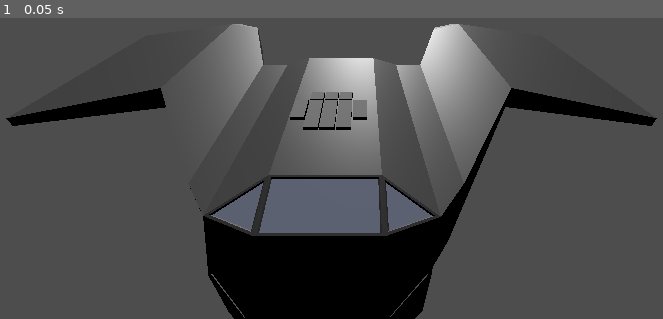
Above: before the commit, frame 1.
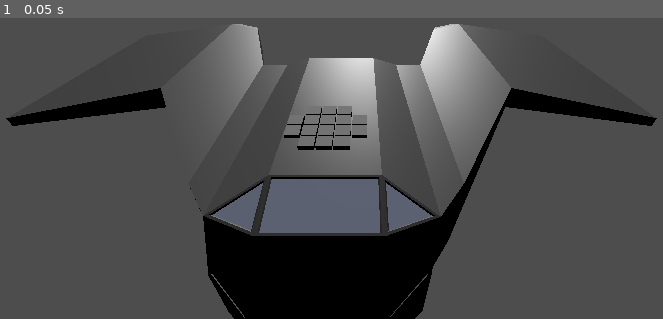
Above: after the commit, the same moment.

Repository: Xwilarg/LudumDare54
Game: Godot game, scene res://Scenes/Main.tscn
The game is run twice, just before and just after one commit, with the same random seed, the same clock (stepped at 60 frames per second) and the same inputs.
Inputs:
- Up to frame 1 (0.05 s): no input

The runs differ from the first frame. In frame 1, 0.7% of the frame differs, in the area x 42-56%, y 24-44%.

Commit message:
Add grid functionnality

Diff:
--- a/Scenes/Main.tscn
+++ b/Scenes/Main.tscn
@@ -1,12 +1,26 @@
-[gd_scene load_steps=3 format=3 uid="uid://co7830btl7ju4"]
+[gd_scene load_steps=5 format=3 uid="uid://co7830btl7ju4"]
 
 [ext_resource type="PackedScene" uid="uid://kv32663idxo7" path="res://Models/spaceship.glb" id="1_ntri4"]
-[ext_resource type="PackedScene" uid="uid://bm4ftyrcxcc58" path="res://Scenes/GridManager.tscn" id="2_obdl2"]
+[ext_resource type="PackedScene" path="res://Scenes/GridManager.tscn" id="2_obdl2"]
+[ext_resource type="Script" path="res://Scripts/AItem.gd" id="2_yq2f1"]
+[ext_resource type="Script" path="res://Scripts/Grid.gd" id="3_u2myk"]
 
 [node name="Node3D" type="Node3D"]
 
 [node name="spaceship" parent="." instance=ExtResource("1_ntri4")]
 transform = Transform3D(1, 0, 0, 0, 1, 0, 0, 0, 1, 0, 0, 2.657)
+
+[node name="AItem_test" type="Node3D" parent="spaceship"]
+script = ExtResource("2_yq2f1")
+shape = "XXX.
+.XXX"
+
+[node name="Grid" type="Node3D" parent="spaceship"]
+script = ExtResource("3_u2myk")
+raw_shape = ".XXX.
+XXXXX
+XXXXX
+.XXX."
 
 [node name="DirectionalLight3D" type="DirectionalLight3D" parent="."]
 transform = Transform3D(1, 0, 0, 0, -0.907668, 0.41969, 0, -0.41969, -0.907668, 0, 46.1794, 0)
@@ -14,4 +28,5 @@
 [node name="Camera3D" type="Camera3D" parent="."]
 transform = Transform3D(1, 0, 0, 0, 0.84202, 0.539447, 0, -0.539447, 0.84202, 2.08535, 20.1394, 20.5378)
 
-[node name="GridManager" parent="." instance=ExtResource("2_obdl2")]
+[node name="GridManager" parent="." node_paths=PackedStringArray("grid_ref") instance=ExtResource("2_obdl2")]
+grid_ref = NodePath("../spaceship/Grid")
--- /dev/null
+++ b/Scripts/Grid.gd
@@ -0,0 +1,24 @@
+extends Node
+
+@export_multiline var raw_shape: String
+
+var shape: PackedStringArray
+
+# Called when the node enters the scene tree for the first time.
+func _ready():
+	set_grid_shape_from_raw_string()
+
+
+func set_grid_shape_from_raw_string() -> void:
+	shape = raw_shape.replace("\r", "").split("\n")
+
+
+func map(callable: Callable):
+	if not shape:
+		set_grid_shape_from_raw_string()
+	var yLen = len(shape)
+	for y in range(yLen):
+		var xLen = len(shape[y])
+		for x in range(xLen):
+			if (shape[y][x] == 'X'):
+				callable.call(x, y, xLen, yLen, self.position)
--- a/Scripts/GridManager.gd
+++ b/Scripts/GridManager.gd
@@ -4,17 +4,16 @@
 @export_multiline var _data: String
 const _space = .1
 
+@export var grid_ref: Node
+
 func _ready():
-	var lines = _data.replace("\r", "").split("\n")
-	var zLen = len(lines)
-	for z in range(zLen):
-		var xLen = len(lines[z])
-		for i in range(xLen):
-			if (lines[z][i] == 'X'):
-				var elem = _prefab.instantiate()
-				elem.global_position = Vector3(
-					global_position.x + i + (_space * i) - xLen / 2.0,
-					global_position.y,
-					global_position.z + z + (_space * z) - zLen / 2.0
-				)
-				add_child(elem)
+	grid_ref.map(Callable(self, "instanciate_slots"))
+
+func instanciate_slots(x: float, y: float, xLen: int, yLen: int, grid_position: Vector3):
+	var elem = _prefab.instantiate()
+	elem.global_position = Vector3(
+		grid_position.x + global_position.x + x + (_space * x) - xLen / 2.0,
+		grid_position.y + global_position.y,
+		grid_position.z + global_position.y + y + (_space * y) - yLen / 2.0
+	)
+	add_child(elem)
